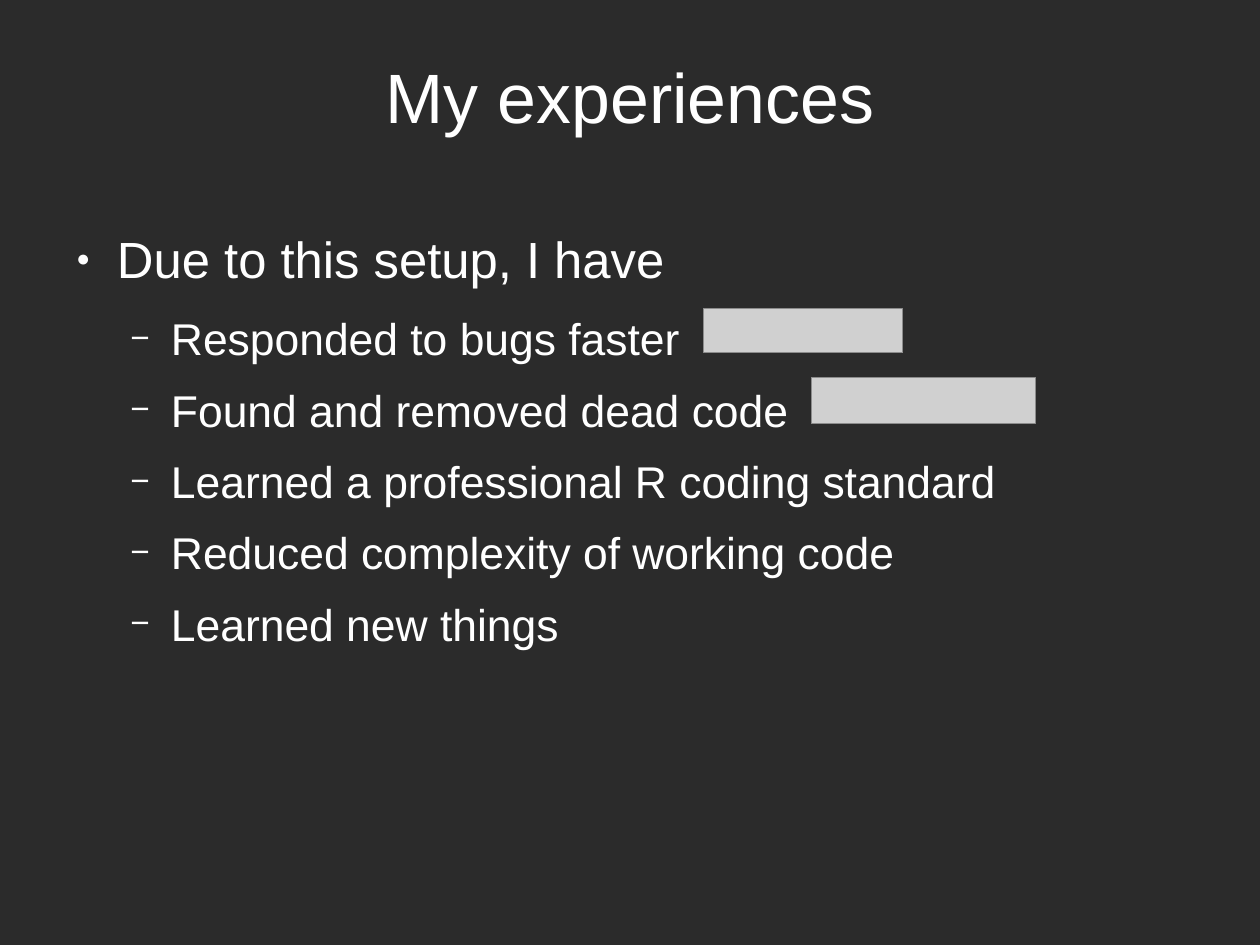
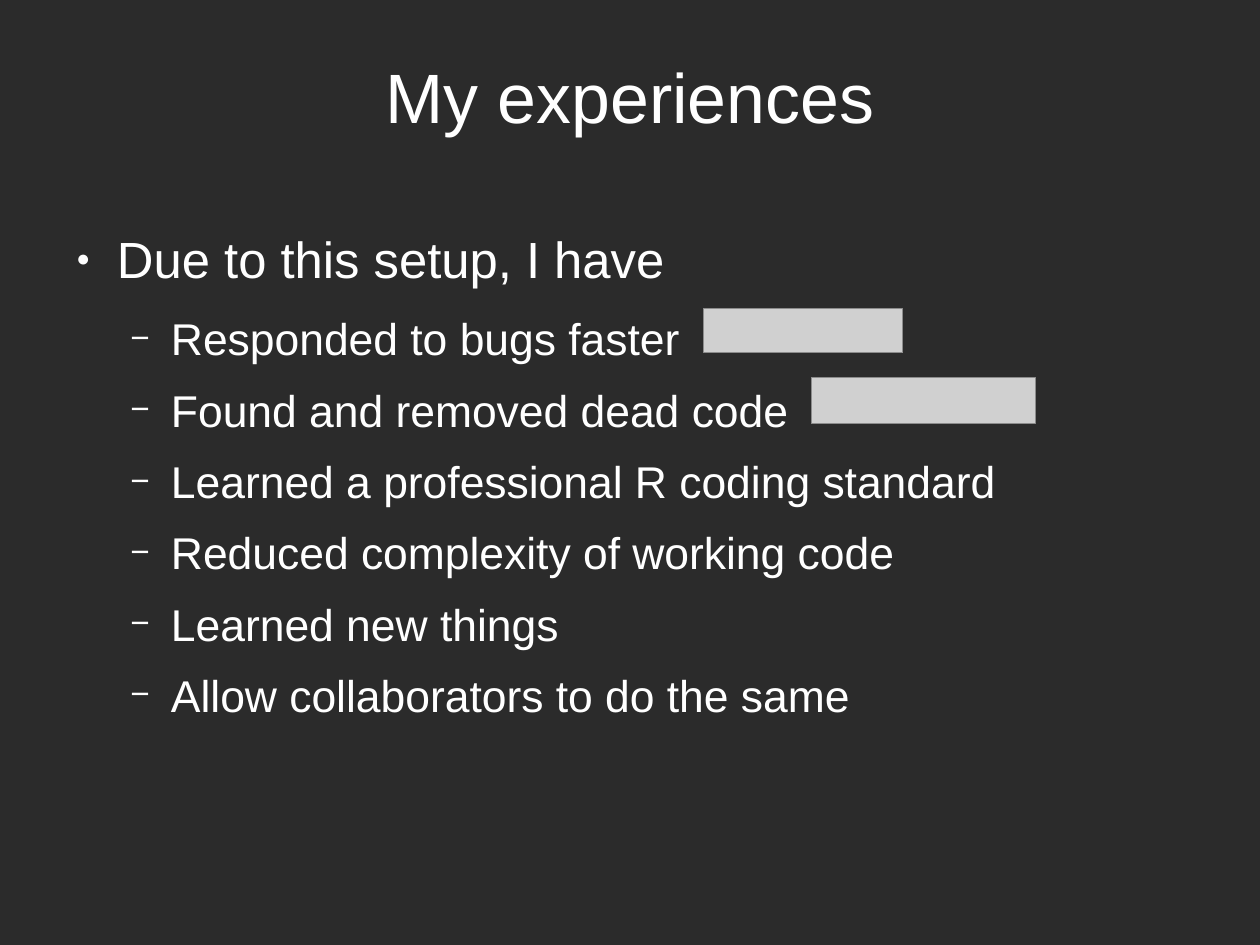
Before and after one commit to richelbilderbeek/PresentationsAboutR, a slide deck: slide 29 of ProfessionalRdevelopment/ProfessionalRDevelopment.odp (slide 23 before the commit). Drawn at 1260x945 pixels with LibreOffice and Linux fonts; fonts in the diff are those of the drawing; grey boxes stand for pictures; background and template pictures are left out; a plain dark background stands for a picture behind light text. Boxes give left, top, right and bottom in pixels: in the first picture for what was removed or moved away, otherwise in the second. Text is boxed around its words. In the diff, an @@ line names an element or a change of style, - is before the commit and + after.

```diff
--- a/ProfessionalRdevelopment/ProfessionalRDevelopment.odp
+++ b/ProfessionalRdevelopment/ProfessionalRDevelopment.odp
@@ text at [171, 679, 850, 713]: paragraph added @@
+  − Allow collaborators to do the same
```
Also in this commit, not shown: 4 other slides changed, 7 slides added, 2 slides removed, 4 other files.
